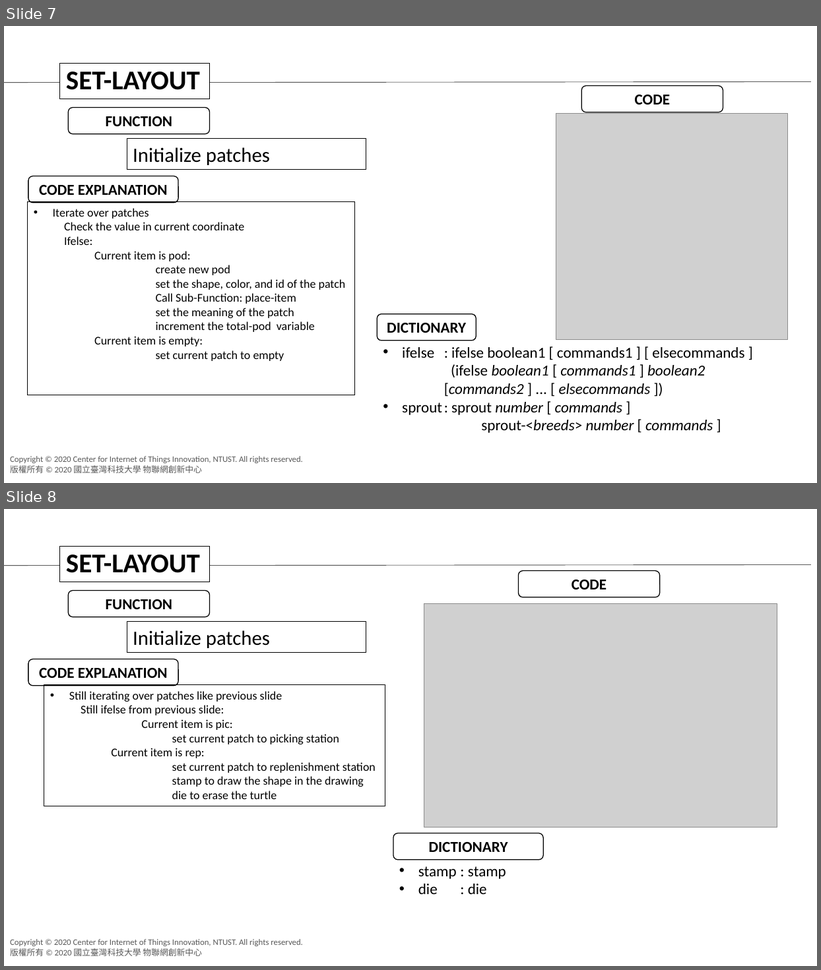
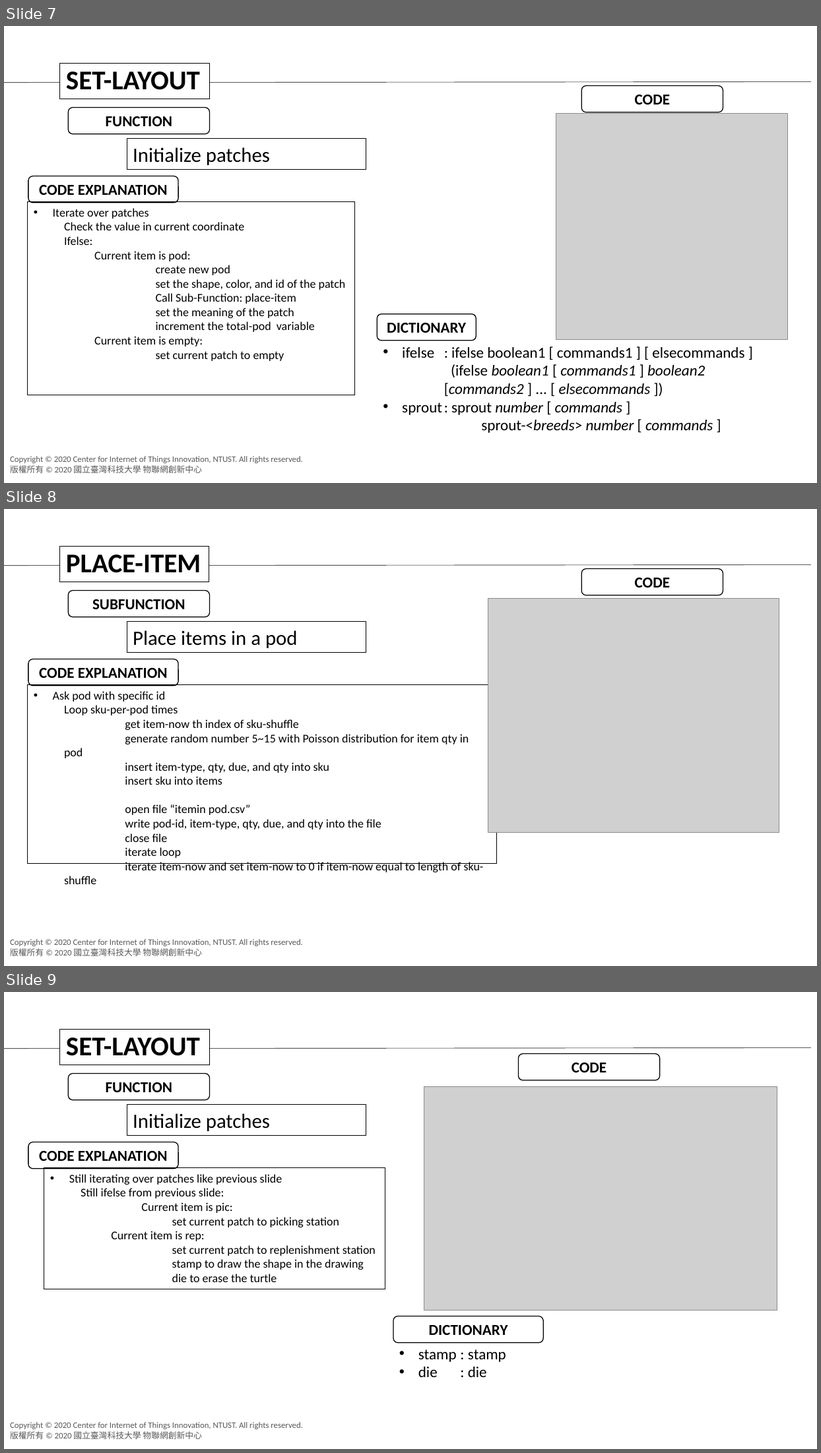
Before and after one commit to agnesyosephine/kiva, a slide deck: Assignment/Checkpoint 1 Rasyid Fajar.pptx. Shown one above the other, each under a label of ours: slides 7 and 8 before the commit, slides 7, 8 and 9 after it. The pictures are 821x970 and 821x1453 pixels, drawn with LibreOffice and Linux fonts; fonts in the diff are those of the drawing; grey boxes stand for pictures; background and template pictures are left out. Boxes give left, top, right and bottom in pixels: in the first picture for what was removed or moved away, otherwise in the second. Text is boxed around its words. In the diff, an @@ line names an element or a change of style, - is before the commit and + after.

Commit message:
revisi subfunction checkpoint 1

```diff
--- a/Assignment/Checkpoint 1 Rasyid Fajar.pptx
+++ b/Assignment/Checkpoint 1 Rasyid Fajar.pptx
@@ slide 8 added at [4, 509, 817, 966], background #FFFFFF; not listed: 2 template elements that a slide beside it also shows @@
@@ rectangle added at [60, 546, 209, 582], fill #FFFFFF, outline #000000 0.75 pt, 32 pt, text #000000, bold @@
+PLACE-ITEM
@@ line added from (4, 566) to (811, 565), #000000 0.5 pt @@
@@ rounded rectangle added at [582, 569, 723, 595], fill #FFFFFF, outline #000000 1 pt, 18 pt, text #000000, bold @@
+CODE
@@ rounded rectangle added at [68, 591, 209, 618], fill #FFFFFF, outline #000000 1 pt, 18 pt, text #000000, bold @@
+SUBFUNCTION
@@ picture added at [488, 599, 780, 833] @@
@@ rectangle added at [127, 622, 366, 652], outline #000000 0.75 pt, 24 pt, text #000000 @@
+Place items in a pod
@@ rounded rectangle added at [28, 659, 178, 686], fill #FFFFFF, outline #000000 1 pt, 18 pt, text #000000, bold @@
+CODE EXPLANATION
@@ rectangle added at [28, 685, 497, 864], outline #000000 0.75 pt, 14 pt, text #000000 @@
+• Ask pod with specific id
+  Loop sku-per-pod times
+  get item-now th index of sku-shuffle
+  generate random number 5~15 with Poisson distribution for item qty in pod
+  insert item-type, qty, due, and qty into sku
+  insert sku into items
+  open file “itemin pod.csv”
+  write pod-id, item-type, qty, due, and qty into the file
+  close file
+  iterate loop
+  iterate item-now and set item-now to 0 if item-now equal to length of sku-shuffle
@@ what was slide 8 is now slide 9 @@
```
Also in this commit, not shown: 1 slide changed.
